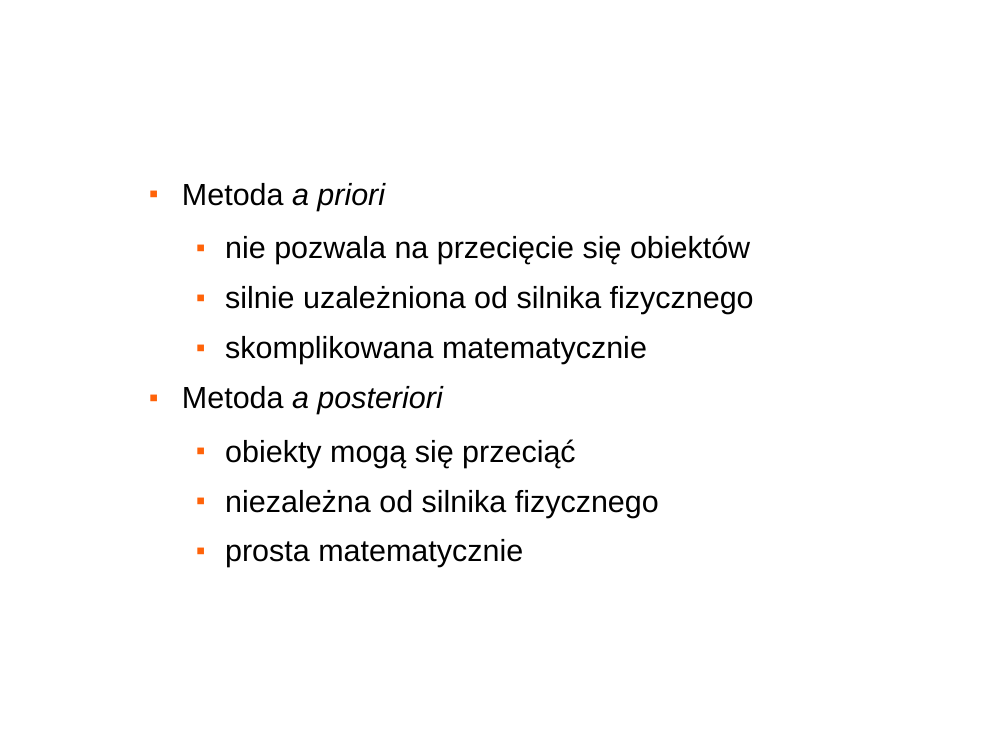
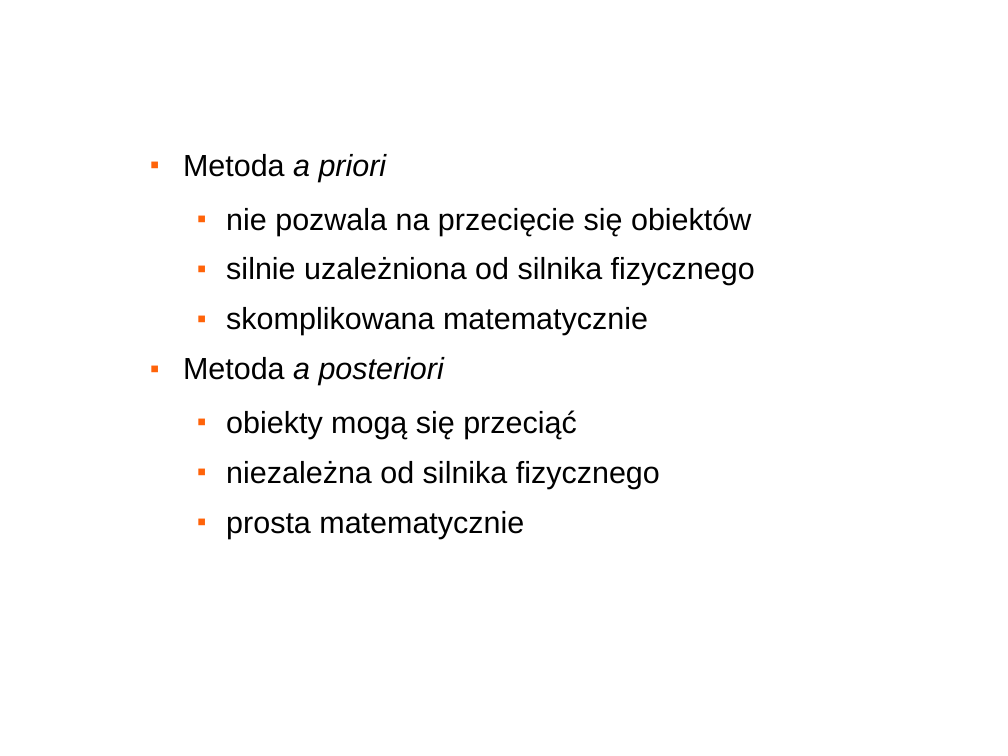
Before and after one commit to changtailiang/fighter3d-googlecode, a slide deck: slide 11 of Doc/obrona.odp. Drawn at 1008x756 pixels with LibreOffice and Linux fonts; fonts in the diff are those of the drawing; background and template pictures are left out. Boxes give left, top, right and bottom in pixels: in the first picture for what was removed or moved away, otherwise in the second. Text is boxed around its words. In the diff, an @@ line names an element or a change of style, - is before the commit and + after.

```diff
--- a/Doc/obrona.odp
+++ b/Doc/obrona.odp
@@ text "Metoda a priori": place and size @@
-text "Metoda a priori" at [182, 183, 754, 567]
+text "Metoda a priori" at [183, 154, 755, 539]
```
Also in this commit, not shown: 16 other slides changed, 1 slide removed, 14 other files.
